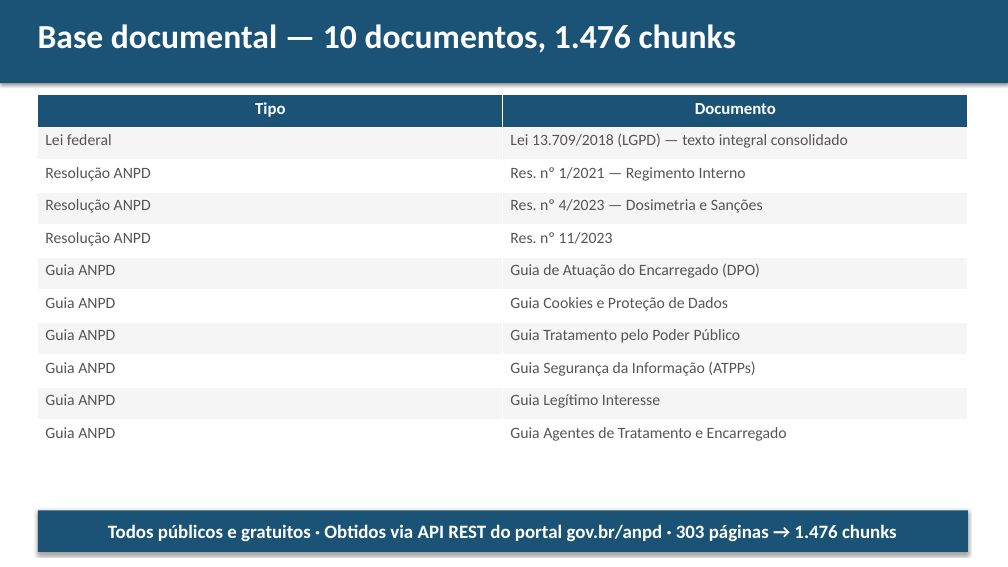
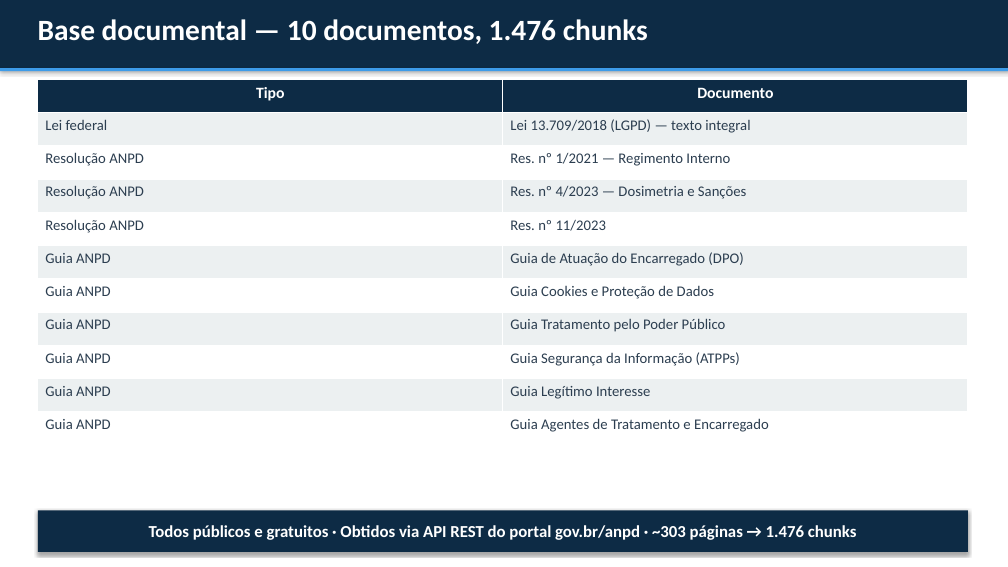
Before and after one commit to kioba0/lgpd-rag-assistant, a slide deck: slide 4 of relatorio/slides_lgpd_rag.pptx. Drawn at 1008x567 pixels with LibreOffice and Linux fonts; fonts in the diff are those of the drawing. Boxes give left, top, right and bottom in pixels: in the first picture for what was removed or moved away, otherwise in the second. Text is boxed around its words. In the diff, an @@ line names an element or a change of style, - is before the commit and + after.

```diff
--- a/relatorio/slides_lgpd_rag.pptx
+++ b/relatorio/slides_lgpd_rag.pptx
@@ rectangle at bbox=[0, 0, 1008, 68]: fill #1A5376 to #0D2B45 @@
@@ rectangle: place and size @@
-rectangle at bbox=[0, 0, 1008, 83]
+rectangle at bbox=[0, 0, 1008, 68]
@@ text "Base documental — 10 documentos, ..." at bbox=[38, 19, 648, 44]: size 32 to 28 pt @@
@@ rectangle added at bbox=[0, 68, 1008, 71], fill #3D9BE8 @@
@@ table at bbox=[38, 79, 968, 445] @@
-row 2, column 2: Lei 13.709/2018 (LGPD) — texto integral consolidado
+row 2, column 2: Lei 13.709/2018 (LGPD) — texto integral
@@ fill #1A5376 to #0D2B45 in row 1 @@
@@ fill #F5F5F5 to #ECF0F1 in 10 cells @@
@@ size 16 to 15 pt in "Tipo", "Documento" @@
@@ size 15 to 14 pt, text colour #555555 to #2C3E50 in "Lei federal", "Resolução ANPD", "Res. nº 1/2021 — Regimento Interno", "Resolução ANPD" and 15 more places @@
@@ table: place and size @@
-table at bbox=[38, 95, 968, 452]
+table at bbox=[38, 79, 968, 445]
@@ rectangle "Todos públicos e gratuitos · ..." at bbox=[38, 510, 968, 552]: fill #1A5376 to #0D2B45 @@
@@ text in rectangle at bbox=[149, 525, 857, 540]: text changed; size 18 to 16 pt @@
-Todos públicos e gratuitos · Obtidos via API REST do portal gov.br/anpd · 303 páginas → 1.476 chunks
+Todos públicos e gratuitos · Obtidos via API REST do portal gov.br/anpd · ~303 páginas → 1.476 chunks
```
Also in this commit, not shown: 10 other slides changed, 6 slides added, 5 slides removed, 1 other file.
